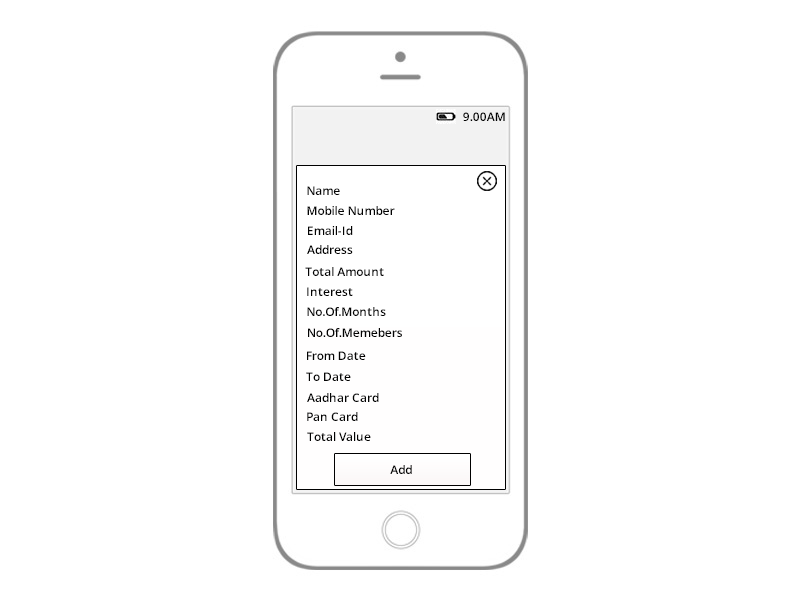
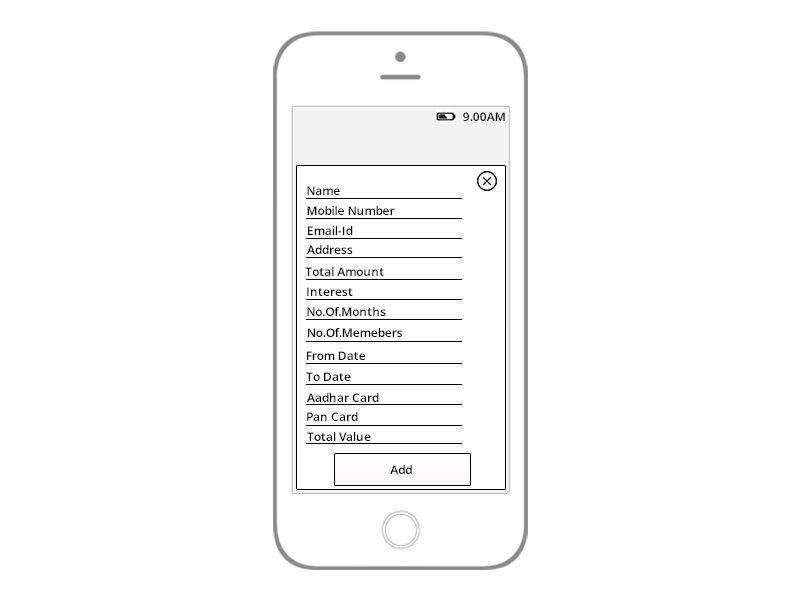
Before/after of a 800 × 600 layered artwork. What changed in the layer stack:
added layer "Shape 1 copy 12" above "Shape 1 copy 11" over [306, 443, 462, 444]
added layer "Shape 1 copy 11" above "Shape 1 copy 10" over [306, 425, 462, 426]
added layer "Shape 1 copy 10" above "Shape 1 copy 9" over [306, 404, 462, 405]
added layer "Shape 1 copy 9" above "Shape 1 copy 8" over [306, 384, 462, 385]
added layer "Shape 1 copy 8" above "Shape 1 copy 7" over [306, 363, 462, 364]
added layer "Shape 1 copy 7" above "Shape 1 copy 6" over [306, 341, 462, 342]
added layer "Shape 1 copy 6" above "Shape 1 copy 5" over [306, 319, 462, 320]
added layer "Shape 1 copy 5" above "Shape 1 copy 4" over [306, 299, 462, 300]
added layer "Shape 1 copy 4" above "Shape 1 copy 3" over [306, 279, 462, 280]
added layer "Shape 1 copy 3" above "Shape 1 copy 2" over [306, 257, 462, 258]
added layer "Shape 1 copy 2" above "Shape 1 copy" over [306, 238, 462, 239]
added layer "Shape 1 copy" above "Shape 1" over [306, 218, 462, 219]
added layer "Shape 1" above "Rectangle 2" over [306, 198, 462, 199]
